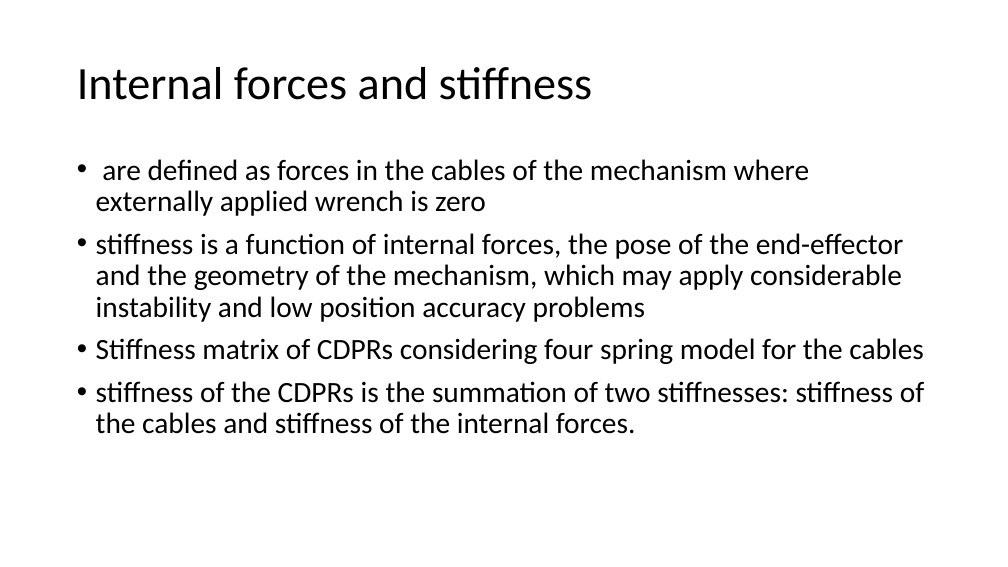
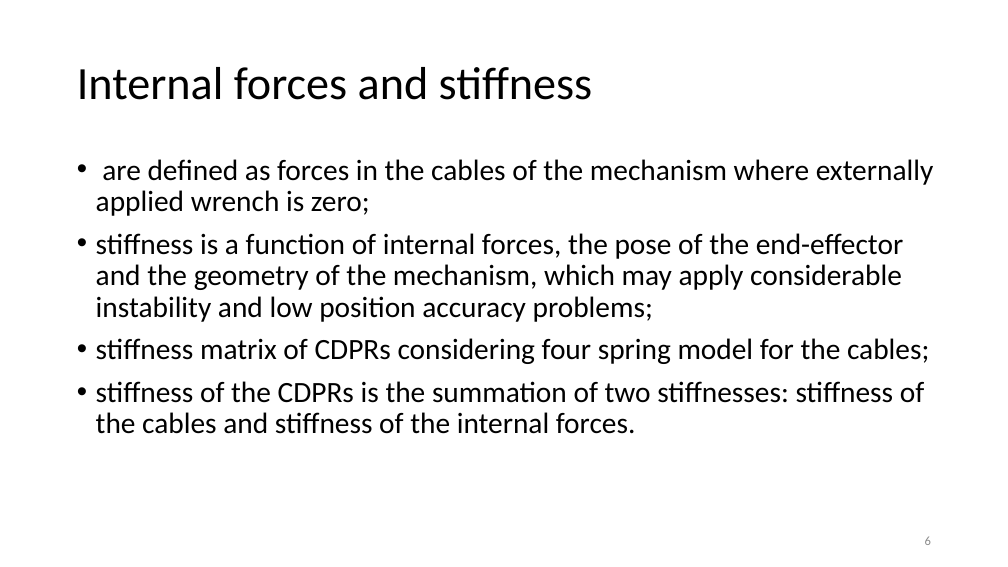
Before and after one commit to UralmashFox/VJM_MSA, a slide deck: slide 6 of paper.pptx. Drawn at 1008x567 pixels with LibreOffice and Linux fonts; fonts in the diff are those of the drawing. Boxes give left, top, right and bottom in pixels: in the first picture for what was removed or moved away, otherwise in the second. Text is boxed around its words. In the diff, an @@ line names an element or a change of style, - is before the commit and + after.

```diff
--- a/paper.pptx
+++ b/paper.pptx
@@ text at (96, 159, 934, 364): text changed @@
-• are defined as forces in the cables of the mechanism where externally applied wrench is zero
-• stiffness is a function of internal forces, the pose of the end-effector and the geometry of the mechanism, which may apply considerable instability and low position accuracy problems
-• Stiffness matrix of CDPRs considering four spring model for the cables
+• are defined as forces in the cables of the mechanism where externally applied wrench is zero;
+• stiffness is a function of internal forces, the pose of the end-effector and the geometry of the mechanism, which may apply considerable instability and low position accuracy problems;
+• stiffness matrix of CDPRs considering four spring model for the cables;
@@ page number added at (925, 536, 931, 545), 12 pt, text #8C8C8C @@
+6
```
Also in this commit, not shown: 19 other slides changed, 1 slide added, 1 slide removed, 1 other file.
